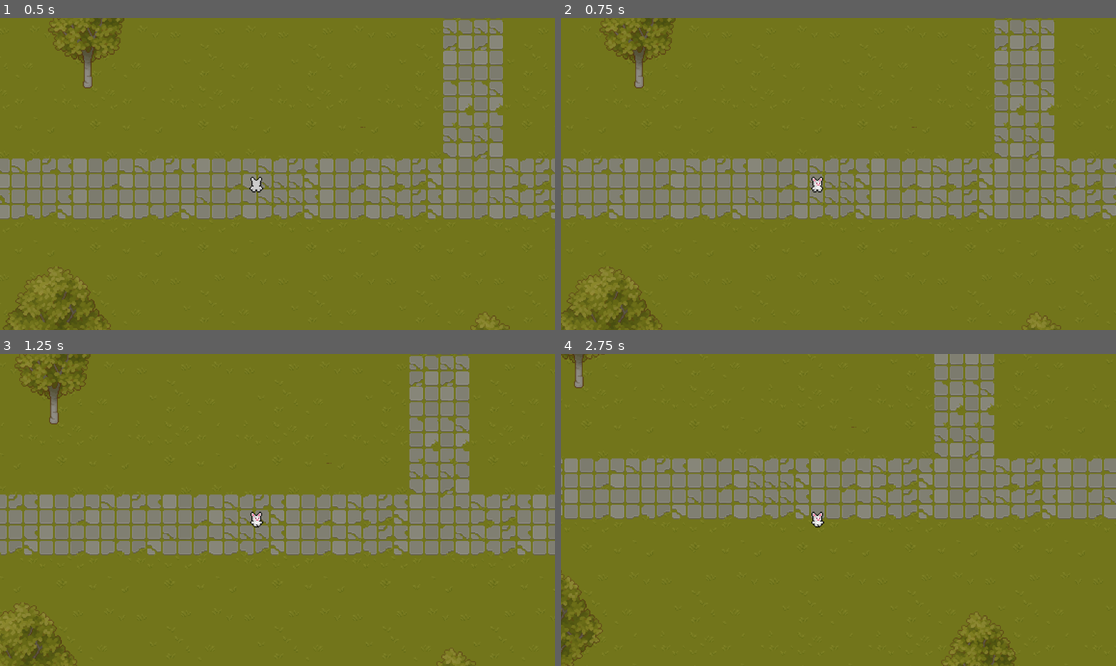
Above: before the commit, frames 1-4 (two rows, left to right).
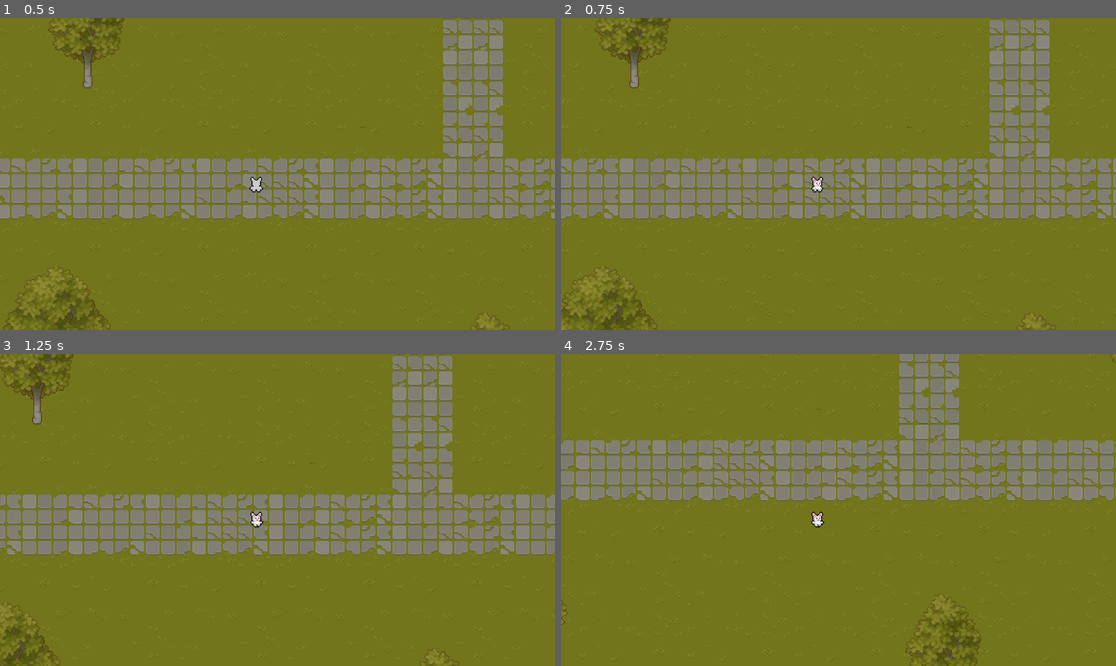
Above: after the commit, the same moments.

Repository: anywherecreative/gotdot-solo
Game: Godot game, scene res://main.tscn
Two runs of this game, one before a commit and one after it. Both use one fixed random seed, a clock stepped at 60 frames per second and the inputs below.
Inputs:
- Up to frame 1 (0.5 s): no input
- Up to frame 2 (0.75 s): tap Enter at 0.5 s; hold Right from 0.53 s (still down)
- Up to frame 3 (1.25 s): keep holding Right; tap Space at 0.77 s
- Up to frame 4 (2.75 s): release Right at 1.28 s; hold Down 1.28-2.03 s; tap Space at 1.52 s; hold Right from 2.03 s (still down)

Frame 1 is identical in both runs. In frame 2, 11% of the frame differs, in the area x 0-100%, y 0-100%; in frame 3, 11%; in frame 4, 21%.

Commit message:
adjust physics boundaries

Diff:
--- a/Scripts/Character.gd
+++ b/Scripts/Character.gd
@@ -1,6 +1,6 @@
 extends CharacterBody2D
 
-var move_speed : float = 50
+var move_speed : float = 75
 var current_direction : String = "right"
 var is_looping : bool = true
 
--- a/main.tscn
+++ b/main.tscn
@@ -788,15 +788,12 @@
 4:0/0 = 0
 4:0/0/physics_layer_0/linear_velocity = Vector2(0, 0)
 4:0/0/physics_layer_0/angular_velocity = 0.0
-4:0/0/physics_layer_0/polygon_0/points = PackedVector2Array(-8, -8, 8, -8, 8, 8, -8, 8)
 5:0/0 = 0
 5:0/0/physics_layer_0/linear_velocity = Vector2(0, 0)
 5:0/0/physics_layer_0/angular_velocity = 0.0
-5:0/0/physics_layer_0/polygon_0/points = PackedVector2Array(-8, -8, 8, -8, 8, 8, -8, 8)
 3:1/0 = 0
 3:1/0/physics_layer_0/linear_velocity = Vector2(0, 0)
 3:1/0/physics_layer_0/angular_velocity = 0.0
-3:1/0/physics_layer_0/polygon_0/points = PackedVector2Array(-8, -8, 8, -8, 8, 8, -8, 8)
 4:1/0 = 0
 4:1/0/physics_layer_0/linear_velocity = Vector2(0, 0)
 4:1/0/physics_layer_0/angular_velocity = 0.0
@@ -808,11 +805,10 @@
 6:1/0 = 0
 6:1/0/physics_layer_0/linear_velocity = Vector2(0, 0)
 6:1/0/physics_layer_0/angular_velocity = 0.0
-6:1/0/physics_layer_0/polygon_0/points = PackedVector2Array(-8, -8, 8, -8, 8, 8, -8, 8)
+6:1/0/physics_layer_0/polygon_0/points = PackedVector2Array(-8, -8, -0.4375, -8, 1.0625, -4, -6.0625, 0.125, -1.5625, 6, -8, 8)
 11:1/0 = 0
 11:1/0/physics_layer_0/linear_velocity = Vector2(0, 0)
 11:1/0/physics_layer_0/angular_velocity = 0.0
-11:1/0/physics_layer_0/polygon_0/points = PackedVector2Array(-8, -8, 8, -8, 8, 8, -8, 8)
 12:1/0 = 0
 12:1/0/physics_layer_0/linear_velocity = Vector2(0, 0)
 12:1/0/physics_layer_0/angular_velocity = 0.0
@@ -824,15 +820,12 @@
 14:1/0 = 0
 14:1/0/physics_layer_0/linear_velocity = Vector2(0, 0)
 14:1/0/physics_layer_0/angular_velocity = 0.0
-14:1/0/physics_layer_0/polygon_0/points = PackedVector2Array(-8, -8, 8, -8, 8, 8, -8, 8)
 20:1/0 = 0
 20:1/0/physics_layer_0/linear_velocity = Vector2(0, 0)
 20:1/0/physics_layer_0/angular_velocity = 0.0
-20:1/0/physics_layer_0/polygon_0/points = PackedVector2Array(-8, -8, 8, -8, 8, 8, -8, 8)
 2:2/0 = 0
 2:2/0/physics_layer_0/linear_velocity = Vector2(0, 0)
 2:2/0/physics_layer_0/angular_velocity = 0.0
-2:2/0/physics_layer_0/polygon_0/points = PackedVector2Array(-8, -8, 8, -8, 8, 8, -8, 8)
 3:2/0 = 0
 3:2/0/physics_layer_0/linear_velocity = Vector2(0, 0)
 3:2/0/physics_layer_0/angular_velocity = 0.0
@@ -852,11 +845,10 @@
 7:2/0 = 0
 7:2/0/physics_layer_0/linear_velocity = Vector2(0, 0)
 7:2/0/physics_layer_0/angular_velocity = 0.0
-7:2/0/physics_layer_0/polygon_0/points = PackedVector2Array(-8, -8, 8, -8, 8, 8, -8, 8)
+7:2/0/physics_layer_0/polygon_0/points = PackedVector2Array(-8, -8, -0.4375, -8, 1.0625, -4, -6.0625, 0.125, -1.5625, 6, -8, 8)
 10:2/0 = 0
 10:2/0/physics_layer_0/linear_velocity = Vector2(0, 0)
 10:2/0/physics_layer_0/angular_velocity = 0.0
-10:2/0/physics_layer_0/polygon_0/points = PackedVector2Array(-8, -8, 8, -8, 8, 8, -8, 8)
 11:2/0 = 0
 11:2/0/physics_layer_0/linear_velocity = Vector2(0, 0)
 11:2/0/physics_layer_0/angular_velocity = 0.0
@@ -876,11 +868,9 @@
 15:2/0 = 0
 15:2/0/physics_layer_0/linear_velocity = Vector2(0, 0)
 15:2/0/physics_layer_0/angular_velocity = 0.0
-15:2/0/physics_layer_0/polygon_0/points = PackedVector2Array(-8, -8, 8, -8, 8, 8, -8, 8)
 19:2/0 = 0
 19:2/0/physics_layer_0/linear_velocity = Vector2(0, 0)
 19:2/0/physics_layer_0/angular_velocity = 0.0
-19:2/0/physics_layer_0/polygon_0/points = PackedVector2Array(-8, -8, 8, -8, 8, 8, -8, 8)
 20:2/0 = 0
 20:2/0/physics_layer_0/linear_velocity = Vector2(0, 0)
 20:2/0/physics_layer_0/angular_velocity = 0.0
@@ -892,7 +882,6 @@
 22:2/0 = 0
 22:2/0/physics_layer_0/linear_velocity = Vector2(0, 0)
 22:2/0/physics_layer_0/angular_velocity = 0.0
-22:2/0/physics_layer_0/polygon_0/points = PackedVector2Array(-8, -8, 8, -8, 8, 8, -8, 8)
 2:3/0 = 0
 2:3/0/physics_layer_0/linear_velocity = Vector2(0, 0)
 2:3/0/physics_layer_0/angular_velocity = 0.0
@@ -916,7 +905,7 @@
 7:3/0 = 0
 7:3/0/physics_layer_0/linear_velocity = Vector2(0, 0)
 7:3/0/physics_layer_0/angular_velocity = 0.0
-7:3/0/physics_layer_0/polygon_0/points = PackedVector2Array(-8, -8, 8, -8, 8, 8, -8, 8)
+7:3/0/physics_layer_0/polygon_0/points = PackedVector2Array(-8, -8, -0.4375, -8, 1.0625, -4, -6.0625, 0.125, -1.5625, 6, -8, 8)
 10:3/0 = 0
 10:3/0/physics_layer_0/linear_velocity = Vector2(0, 0)
 10:3/0/physics_layer_0/angular_velocity = 0.0
@@ -960,7 +949,6 @@
 1:4/0 = 0
 1:4/0/physics_layer_0/linear_velocity = Vector2(0, 0)
 1:4/0/physics_layer_0/angular_velocity = 0.0
-1:4/0/physics_layer_0/polygon_0/points = PackedVector2Array(-8, -8, 8, -8, 8, 8, -8, 8)
 2:4/0 = 0
 2:4/0/physics_layer_0/linear_velocity = Vector2(0, 0)
 2:4/0/physics_layer_0/angular_velocity = 0.0
@@ -988,7 +976,7 @@
 8:4/0 = 0
 8:4/0/physics_layer_0/linear_velocity = Vector2(0, 0)
 8:4/0/physics_layer_0/angular_velocity = 0.0
-8:4/0/physics_layer_0/polygon_0/points = PackedVector2Array(-8, -8, 8, -8, 8, 8, -8, 8)
+8:4/0/physics_layer_0/polygon_0/points = PackedVector2Array(-8, -4.625, 1.0625, 8, -8, 8)
 10:4/0 = 0
 10:4/0/physics_layer_0/linear_velocity = Vector2(0, 0)
 10:4/0/physics_layer_0/angular_velocity = 0.0
@@ -1016,7 +1004,6 @@
 18:4/0 = 0
 18:4/0/physics_layer_0/linear_velocity = Vector2(0, 0)
 18:4/0/physics_layer_0/angular_velocity = 0.0
-18:4/0/physics_layer_0/polygon_0/points = PackedVector2Array(-8, -8, 8, -8, 8, 8, -8, 8)
 19:4/0 = 0
 19:4/0/physics_layer_0/linear_velocity = Vector2(0, 0)
 19:4/0/physics_layer_0/angular_velocity = 0.0
@@ -1036,11 +1023,9 @@
 23:4/0 = 0
 23:4/0/physics_layer_0/linear_velocity = Vector2(0, 0)
 23:4/0/physics_layer_0/angular_velocity = 0.0
-23:4/0/physics_layer_0/polygon_0/points = PackedVector2Array(-8, -8, 8, -8, 8, 8, -8, 8)
 1:5/0 = 0
 1:5/0/physics_layer_0/linear_velocity = Vector2(0, 0)
 1:5/0/physics_layer_0/angular_velocity = 0.0
-1:5/0/physics_layer_0/polygon_0/points = PackedVector2Array(-8, -8, 8, -8, 8, 8, -8, 8)
 2:5/0 = 0
 2:5/0/physics_layer_0/linear_velocity = Vector2(0, 0)
 2:5/0/physics_layer_0/angular_velocity = 0.0
@@ -1068,7 +1053,7 @@
 8:5/0 = 0
 8:5/0/physics_layer_0/linear_velocity = Vector2(0, 0)
 8:5/0/physics_layer_0/angular_velocity = 0.0
-8:5/0/physics_layer_0/polygon_0/points = PackedVector2Array(-8, -8, 8, -8, 8, 8, -8, 8)
+8:5/0/physics_layer_0/polygon_0/points = PackedVector2Array(-8, -8, -0.4375, -8, 1.0625, -4, -3.0625, -0.5, 0.4375, 8, -8, 8)
 10:5/0 = 0
 10:5/0/physics_layer_0/linear_velocity = Vector2(0, 0)
 10:5/0/physics_layer_0/angular_velocity = 0.0
@@ -1096,7 +1081,6 @@
 18:5/0 = 0
 18:5/0/physics_layer_0/linear_velocity = Vector2(0, 0)
 18:5/0/physics_layer_0/angular_velocity = 0.0
-18:5/0/physics_layer_0/polygon_0/points = PackedVector2Array(-8, -8, 8, -8, 8, 8, -8, 8)
 19:5/0 = 0
 19:5/0/physics_layer_0/linear_velocity = Vector2(0, 0)
 19:5/0/physics_layer_0/angular_velocity = 0.0
@@ -1116,11 +1100,9 @@
 23:5/0 = 0
 23:5/0/physics_layer_0/linear_velocity = Vector2(0, 0)
 23:5/0/physics_layer_0/angular_velocity = 0.0
-23:5/0/physics_layer_0/polygon_0/points = PackedVector2Array(-8, -8, 8, -8, 8, 8, -8, 8)
 1:6/0 = 0
 1:6/0/physics_layer_0/linear_velocity = Vector2(0, 0)
 1:6/0/physics_layer_0/angular_velocity = 0.0
-1:6/0/physics_layer_0/polygon_0/points = PackedVector2Array(-8, -8, 8, -8, 8, 8, -8, 8)
 2:6/0 = 0
 2:6/0/physics_layer_0/linear_velocity = Vector2(0, 0)
 2:6/0/physics_layer_0/angular_velocity = 0.0
@@ -1172,7 +1154,6 @@
 18:6/0 = 0
 18:6/0/physics_layer_0/linear_velocity = Vector2(0, 0)
 18:6/0/physics_layer_0/angular_velocity = 0.0
-18:6/0/physics_layer_0/polygon_0/points = PackedVector2Array(-8, -8, 8, -8, 8, 8, -8, 8)
 19:6/0 = 0
 19:6/0/physics_layer_0/linear_velocity = Vector2(0, 0)
 19:6/0/physics_layer_0/angular_velocity = 0.0
@@ -1192,7 +1173,6 @@
 23:6/0 = 0
 23:6/0/physics_layer_0/linear_velocity = Vector2(0, 0)
 23:6/0/physics_layer_0/angular_velocity = 0.0
-23:6/0/physics_layer_0/polygon_0/points = PackedVector2Array(-8, -8, 8, -8, 8, 8, -8, 8)
 2:7/0 = 0
 2:7/0/physics_layer_0/linear_velocity = Vector2(0, 0)
 2:7/0/physics_layer_0/angular_velocity = 0.0
@@ -1232,7 +1212,6 @@
 19:7/0 = 0
 19:7/0/physics_layer_0/linear_velocity = Vector2(0, 0)
 19:7/0/physics_layer_0/angular_velocity = 0.0
-19:7/0/physics_layer_0/polygon_0/points = PackedVector2Array(-8, -8, 8, -8, 8, 8, -8, 8)
 20:7/0 = 0
 20:7/0/physics_layer_0/linear_velocity = Vector2(0, 0)
 20:7/0/physics_layer_0/angular_velocity = 0.0
@@ -1244,55 +1223,54 @@
 22:7/0 = 0
 22:7/0/physics_layer_0/linear_velocity = Vector2(0, 0)
 22:7/0/physics_layer_0/angular_velocity = 0.0
-22:7/0/physics_layer_0/polygon_0/points = PackedVector2Array(-8, -8, 8, -8, 8, 8, -8, 8)
 4:8/0 = 0
 4:8/0/physics_layer_0/linear_velocity = Vector2(0, 0)
 4:8/0/physics_layer_0/angular_velocity = 0.0
-4:8/0/physics_layer_0/polygon_0/points = PackedVector2Array(-8, -8, 8, -8, 8, 8, -8, 8)
+4:8/0/physics_layer_0/polygon_0/points = PackedVector2Array(2.6875, -8, 8, -8, 8, 8, 3.0625, 8)
 5:8/0 = 0
 5:8/0/physics_layer_0/linear_velocity = Vector2(0, 0)
 5:8/0/physics_layer_0/angular_velocity = 0.0
-5:8/0/physics_layer_0/polygon_0/points = PackedVector2Array(-8, -8, 8, -8, 8, 8, -8, 8)
+5:8/0/physics_layer_0/polygon_0/points = PackedVector2Array(-8, -8, -4.3125, -8, -4.1875, 8, -8, 8)
 12:8/0 = 0
 12:8/0/physics_layer_0/linear_velocity = Vector2(0, 0)
 12:8/0/physics_layer_0/angular_velocity = 0.0
-12:8/0/physics_layer_0/polygon_0/points = PackedVector2Array(-8, -8, 8, -8, 8, 8, -8, 8)
+12:8/0/physics_layer_0/polygon_0/points = PackedVector2Array(1.3125, -8, 1.3125, 8, 8, 8, 8, -8)
 13:8/0 = 0
 13:8/0/physics_layer_0/linear_velocity = Vector2(0, 0)
 13:8/0/physics_layer_0/angular_velocity = 0.0
-13:8/0/physics_layer_0/polygon_0/points = PackedVector2Array(-8, -8, 8, -8, 8, 8, -8, 8)
+13:8/0/physics_layer_0/polygon_0/points = PackedVector2Array(-8, -8, -3.9375, -8, -4.3125, 8, -8, 8)
 20:8/0 = 0
 20:8/0/physics_layer_0/linear_velocity = Vector2(0, 0)
 20:8/0/physics_layer_0/angular_velocity = 0.0
-20:8/0/physics_layer_0/polygon_0/points = PackedVector2Array(-8, -8, 8, -8, 8, 8, -8, 8)
+20:8/0/physics_layer_0/polygon_0/points = PackedVector2Array(3.9375, -8, 4.0625, 8, 8, 8, 8, -8)
 21:8/0 = 0
 21:8/0/physics_layer_0/linear_velocity = Vector2(0, 0)
 21:8/0/physics_layer_0/angular_velocity = 0.0
-21:8/0/physics_layer_0/polygon_0/points = PackedVector2Array(-8, -8, 8, -8, 8, 8, -8, 8)
+21:8/0/physics_layer_0/polygon_0/points = PackedVector2Array(-8, -8, -3.9375, -8, -4.3125, 8, -8, 8)
 4:9/0 = 0
 4:9/0/physics_layer_0/linear_velocity = Vector2(0, 0)
 4:9/0/physics_layer_0/angular_velocity = 0.0
-4:9/0/physics_layer_0/polygon_0/points = PackedVector2Array(-8, -8, 8, -8, 8, 8, -8, 8)
+4:9/0/physics_layer_0/polygon_0/points = PackedVector2Array(3.1875, -8, 2.5625, -0.125, 8, 0.375, 8, -8)
 5:9/0 = 0
 5:9/0/physics_layer_0/linear_velocity = Vector2(0, 0)
 5:9/0/physics_layer_0/angular_velocity = 0.0
-5:9/0/physics_layer_0/polygon_0/points = PackedVector2Array(-8, -8, 8, -8, 8, 8, -8, 8)
+5:9/0/physics_layer_0/polygon_0/points = PackedVector2Array(-8, -8, -8, 0.625, -3.3125, 0.125, -3.0625, -8)
 12:9/0 = 0
 12:9/0/physics_layer_0/linear_velocity = Vector2(0, 0)
 12:9/0/physics_layer_0/angular_velocity = 0.0
-12:9/0/physics_layer_0/polygon_0/points = PackedVector2Array(-8, -8, 8, -8, 8, 8, -8, 8)
+12:9/0/physics_layer_0/polygon_0/points = PackedVector2Array(1.3125, -8, 3.1875, 0.5, 8, 0.875, 8, -8)
 13:9/0 = 0
 13:9/0/physics_layer_0/linear_velocity = Vector2(0, 0)
 13:9/0/physics_layer_0/angular_velocity = 0.0
-13:9/0/physics_layer_0/polygon_0/points = PackedVector2Array(-8, -8, 8, -8, 8, 8, -8, 8)
+13:9/0/physics_layer_0/polygon_0/points = PackedVector2Array(-8, -8, -3.9375, -8, -3.0625, -1.875, -8, 1)
 20:9/0 = 0
 20:9/0/physics_layer_0/linear_velocity = Vector2(0, 0)
 20:9/0/physics_layer_0/angular_velocity = 0.0
-20:9/0/physics_layer_0/polygon_0/points = PackedVector2Array(-8, -8, 8, -8, 8, 8, -8, 8)
+20:9/0/physics_layer_0/polygon_0/points = PackedVector2Array(2.8125, -8, 3.0625, -1.25, 8, -0.875, 8, -8)
 21:9/0 = 0
 21:9/0/physics_layer_0/linear_velocity = Vector2(0, 0)
 21:9/0/physics_layer_0/angular_velocity = 0.0
-21:9/0/physics_layer_0/polygon_0/points = PackedVector2Array(-8, -8, 8, -8, 8, 8, -8, 8)
+21:9/0/physics_layer_0/polygon_0/points = PackedVector2Array(-8, -8, -3.9375, -8, -3.5625, -1.125, -8, -0.75)
 10:11/0 = 0
 10:11/0/physics_layer_0/linear_velocity = Vector2(0, 0)
 10:11/0/physics_layer_0/angular_velocity = 0.0
@@ -1326,6 +1304,7 @@
 6:12/0 = 0
 6:12/0/physics_layer_0/linear_velocity = Vector2(0, 0)
 6:12/0/physics_layer_0/angular_velocity = 0.0
+6:12/0/physics_layer_0/polygon_0/points = PackedVector2Array(-8, -8, 8, -8, 8, 8, -8, 8)
 7:12/0 = 0
 7:12/0/physics_layer_0/linear_velocity = Vector2(0, 0)
 7:12/0/physics_layer_0/angular_velocity = 0.0
